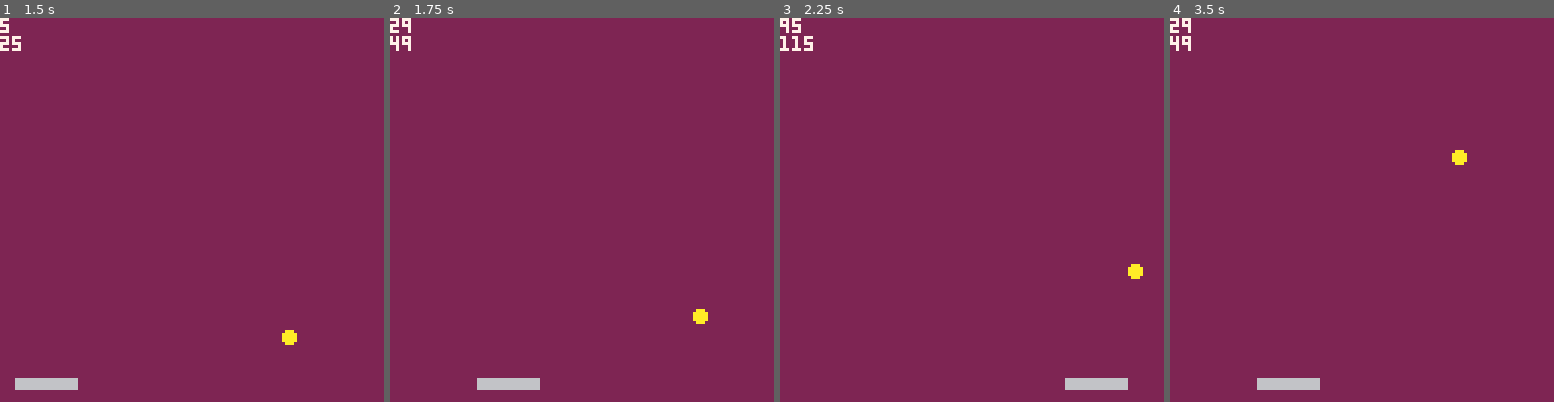
Above: before the commit, frames 1-4 (left to right).
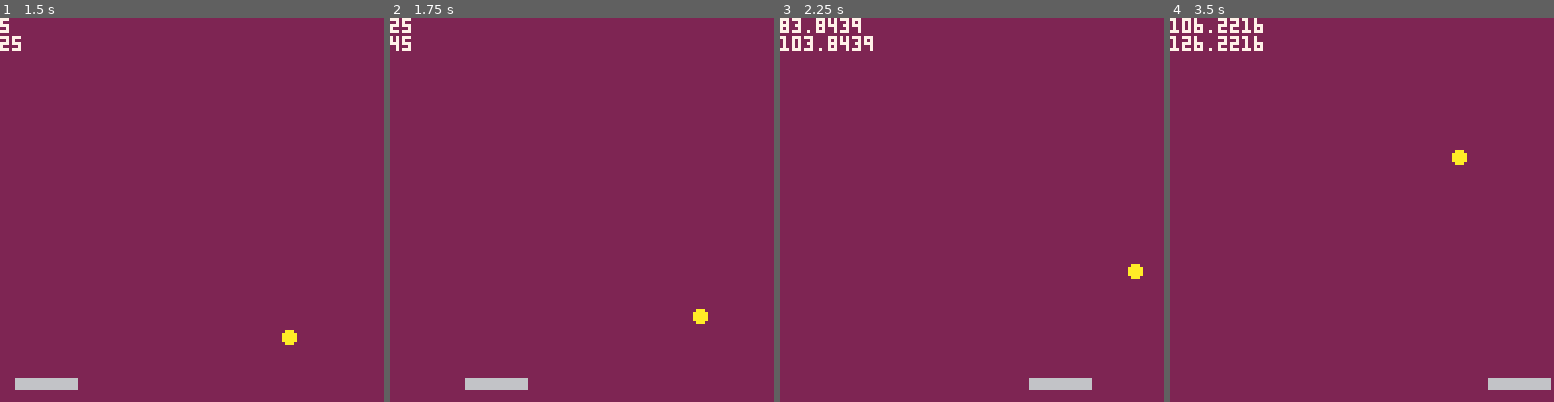
Above: after the commit, the same moments.

Repository: pencilcasestudios/picochet
Game: PICO-8 cartridge picochet.p8
Same seed, same stepped clock (60 frames per second), same inputs: the game is played once before the commit and once after it.
Inputs:
- Up to frame 1 (1.5 s): no input
- Up to frame 2 (1.75 s): hold Right from 1.6 s (still down)
- Up to frame 3 (2.25 s): release Right at 2.1 s
- Up to frame 4 (3.5 s): hold Right 2.47-3.03 s; hold Left from 3.08 s (still down)

Frame 1 is identical in both runs. In frame 2, 0.2% of the frame differs, in the area x 3-40%, y 0-97%; in frame 3, 1.2%; in frame 4, 1.8%, in the area x 0-100%, y 0-97%.

Commit message:
Add a movement curve to the paddle

Diff:
--- a/picochet.p8
+++ b/picochet.p8
@@ -24,7 +24,7 @@
 paddle_y=120
 paddle_width=20
 paddle_height=3
-paddle_speed=6
+paddle_deltax=0
 
 -- ball
 ball_x=50
@@ -43,24 +43,22 @@
 end
 
 function _update()
-	-- move the pad
+	-- move the paddle
+	button_press=false
 	if btn(⬅️) then
-		if paddle_x > 0 then
-			paddle_x=paddle_x-paddle_speed
-		else
-			paddle_x=0
-			sfx(1)
-		end
+		paddle_deltax=-5
+		button_press=true
 	end
 
 	if btn(➡️) then
-		if paddle_x < screen_right-paddle_width+2 then
-			paddle_x=paddle_x+paddle_speed
-		else
-			paddle_x=screen_right-paddle_width+2
-			sfx(1)
-		end
+		paddle_deltax=5
+		button_press=true
 	end
+
+	if not(button_press) then
+		paddle_deltax=paddle_deltax/2.25
+	end
+	paddle_x=paddle_x+paddle_deltax
 
 	-- move the ball
 	ball_x=ball_x+ball_deltax
